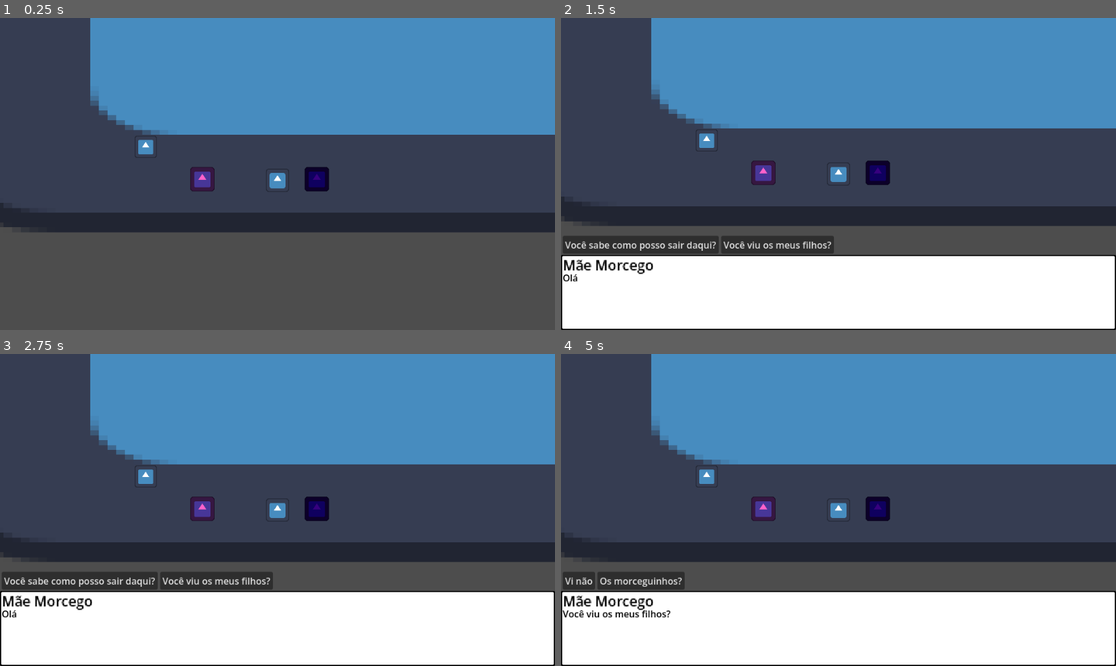
Above: before the commit, frames 1-4 (two rows, left to right).
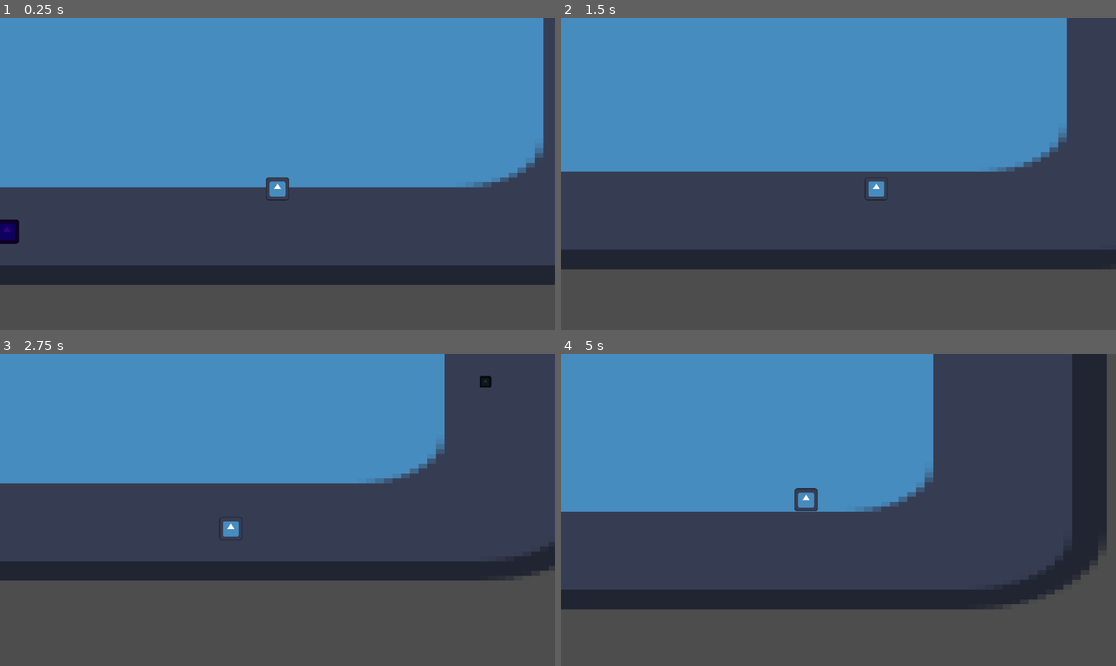
Above: after the commit, the same moments.

Repository: OTalDoPedrinho/-not-mine-story
Game: Godot game, scene res://cenas/cena_01.tscn
Two runs of this game, one before a commit and one after it. Both use one fixed random seed, a clock stepped at 60 frames per second and the inputs below. The engine's default icon, where the game draws it, is replaced by a stand-in: a white triangle on a blue panel in a dark square.
Inputs (mouse positions are in pixels of both pictures, inside the frame that each line leads up to):
- Up to frame 1 (0.25 s): no input
- Up to frame 2 (1.5 s): move the mouse to (960, 158) at 0.52 s; hold W (act) 0.53-1.28 s; hold D (right) from 0.53 s (still down); tap Space (jump) at 0.77, 1.07 s; click (960, 158) at 0.8 s; move the mouse to (727, 189) at 1.27 s; click (727, 189) at 1.35 s
- Up to frame 3 (2.75 s): tap Space (jump) at 1.52, 1.82 s; tap Shift (dash) at 1.55, 2.1 s; move the mouse to (333, 441) at 2.02 s; release D (right) at 2.03 s; hold A (left) from 2.03 s (still down); right-click (333, 441) at 2.3 s
- Up to frame 4 (5 s): move the mouse to (810, 572) at 2.77 s; release A (left) at 2.78 s; hold D (right) 2.78-4.28 s; right-click (810, 572) at 2.85 s; click (810, 572) at 2.92 s; tap Space (jump) at 3.02, 3.05, 3.32, 3.6, 3.77, 4.07, 4.52, 4.82 s; move the mouse to (1005, 556) at 3.52 s; hold W (act) 3.53-4.28 s; move the mouse to (672, 463) at 4.27 s; hold A (left) from 4.28 s (still down); tap W (act) at 4.35 s; click (672, 463) at 4.55 s

The runs differ from the first frame. In frame 1, 36% of the frame differs, in the area x 0-100%, y 0-86%; in frame 2, 55%; in frame 3, 54%; in frame 4, 61%, in the area x 0-100%, y 0-100%.

Commit message:
bat part 01

Diff:
--- a/cenas/cena_01.tscn
+++ b/cenas/cena_01.tscn
@@ -4,7 +4,7 @@
 [ext_resource type="PackedScene" uid="uid://dxbthm5ini32n" path="res://cenas/player.tscn" id="2_is7n3"]
 [ext_resource type="PackedScene" uid="uid://cg76qeu011cgv" path="res://cenas/npcs/bat_mom.tscn" id="4_ce8lm"]
 [ext_resource type="PackedScene" uid="uid://dbyen4fo13nbj" path="res://cenas/npcs/toadiana_bones.tscn" id="4_jp4th"]
-[ext_resource type="Script" uid="uid://ca0wce5y328i3" path="res://scripts/classes/enemy/enemy_class.gd" id="5_jp4th"]
+[ext_resource type="Script" uid="uid://b6sw2dvqpflv3" path="res://scripts/classes/bat_class.gd" id="5_jp4th"]
 
 [sub_resource type="RectangleShape2D" id="RectangleShape2D_is7n3"]
 size = Vector2(1163, 114.5)
@@ -43,7 +43,7 @@
 shape = SubResource("RectangleShape2D_ce8lm")
 
 [node name="Player" parent="." unique_id=1428523968 instance=ExtResource("2_is7n3")]
-position = Vector2(312, 484)
+position = Vector2(580, 437)
 
 [node name="Toadiana Bones" parent="." unique_id=1378502993 instance=ExtResource("4_jp4th")]
 position = Vector2(247, 494)
@@ -51,10 +51,15 @@
 [node name="Bat Mom" parent="." unique_id=1092346314 instance=ExtResource("4_ce8lm")]
 position = Vector2(346, 494)
 
-[node name="Enemy01" type="CharacterBody2D" parent="." unique_id=489789143]
-position = Vector2(198, 466)
+[node name="Enemy01" type="CharacterBody2D" parent="." unique_id=1652569717]
+position = Vector2(278, 443)
 script = ExtResource("5_jp4th")
-metadata/_custom_type_script = "uid://ca0wce5y328i3"
+detect_range = 250
+hp = 3
+speed = 100
+dmg = 1.0
+mass = 10.0
+metadata/_custom_type_script = "uid://b6sw2dvqpflv3"
 
 [node name="CollisionShape2D" type="CollisionShape2D" parent="Enemy01" unique_id=114403077]
 shape = SubResource("CircleShape2D_vv1ha")
--- a/cenas/player.tscn
+++ b/cenas/player.tscn
@@ -2,6 +2,8 @@
 
 [ext_resource type="Texture2D" uid="uid://c6ie2v10trmjk" path="res://icon.svg" id="1_8or6t"]
 [ext_resource type="Script" uid="uid://71o2cshl1sle" path="res://scripts/player.gd" id="1_unwft"]
+
+[sub_resource type="ShaderMaterial" id="ShaderMaterial_unwft"]
 
 [sub_resource type="RectangleShape2D" id="RectangleShape2D_unwft"]
 
@@ -16,6 +18,7 @@
 mass = 1.0
 
 [node name="Sprite2D" type="Sprite2D" parent="." unique_id=43848691]
+material = SubResource("ShaderMaterial_unwft")
 position = Vector2(9.536743e-07, 9.536743e-07)
 scale = Vector2(0.15625, 0.15625)
 texture = ExtResource("1_8or6t")
--- /dev/null
+++ b/scripts/classes/bat_class.gd
@@ -0,0 +1,21 @@
+class_name Bat
+extends Enemy
+
+@export var detect_range: int
+
+func _ready() -> void:
+	mass = 0
+
+func _physics_process(delta: float) -> void:
+	super(delta)
+
+	var player = get_tree().get_first_node_in_group("player")
+	if player:
+
+		var dist = global_position.distance_to(player.global_position)
+		var follow_dir = sign(player.global_position.x - global_position.x)
+		velocity.x = follow_dir * speed
+
+		if dist<=detect_range:
+			mass = 1
+			mass = -1
--- a/scripts/classes/enemy/follower_class.gd
+++ b/scripts/classes/enemy/follower_class.gd
@@ -7,8 +7,7 @@
 	super(delta)
 
 	var player = get_tree().get_first_node_in_group("player")
-	if player and not player.squat:
-
+	if player:
 		var dist = global_position.distance_to(player.global_position)
 
 		if dist<=detect_range:
--- a/scripts/classes/enemy/stone_enemy_class.gd
+++ b/scripts/classes/enemy/stone_enemy_class.gd
@@ -10,6 +10,6 @@
 func _physics_process(delta: float) -> void:
 	super(delta)
 
-	if player and not player.squat:
+	if player:
 		await get_tree().create_timer(1.5).timeout
 		speed = 30
--- a/scripts/player.gd
+++ b/scripts/player.gd
@@ -5,18 +5,16 @@
 @export var j_force = 250
 @export var dash_spd = 300
 @export var dash_dur = 0.1
-@export var iframes_time = .75
+@export var iframes_time = 1.5
 @export var projetil_cena: PackedScene = preload("res://cenas/projetil.tscn")
 #endregion
 
 #region Booleans
 var iframed = false
-var squat = false
 var player_in_range = false
 #endregion
 
 #region Variables
-var knockback_dir
 var shoot_timer = 0.0
 var shoot_dur = 0.2
 var iframes_timer = 0
@@ -28,7 +26,7 @@
 #endregion
 
 #region States
-enum state {idle, walk, jump, dash, atk, shoot, squat, take_dmg, die, talk}
+enum state {idle, walk, jump, dash, atk, shoot, take_dmg, die, talk}
 var cur_state:state = state.idle
 #endregion
 
@@ -95,13 +93,8 @@
 				cur_state = state.idle
 		state.shoot:
 			_shoot(delta)
-		state.squat:
-			squat = true
 		state.take_dmg:
-			pass
 			iframes_timer+=delta
-			velocity.x = knockback_dir*25 #knockback
-			velocity.y = -15 #knockback
 
 			if iframes_timer>=iframes_time:
 				iframes_timer = 0
@@ -124,7 +117,6 @@
 		if collider is Enemy and not iframed and collider.p_collidiu:
 			hp -= collider.dmg
 			cur_state = state.take_dmg
-			knockback_dir = sign(global_position.x - collider.global_position.x)
 			collider.p_collidiu = false
 			iframed = true
 			print(str(hp))
Not shown, added: scripts/classes/bat_class.gd.uid
